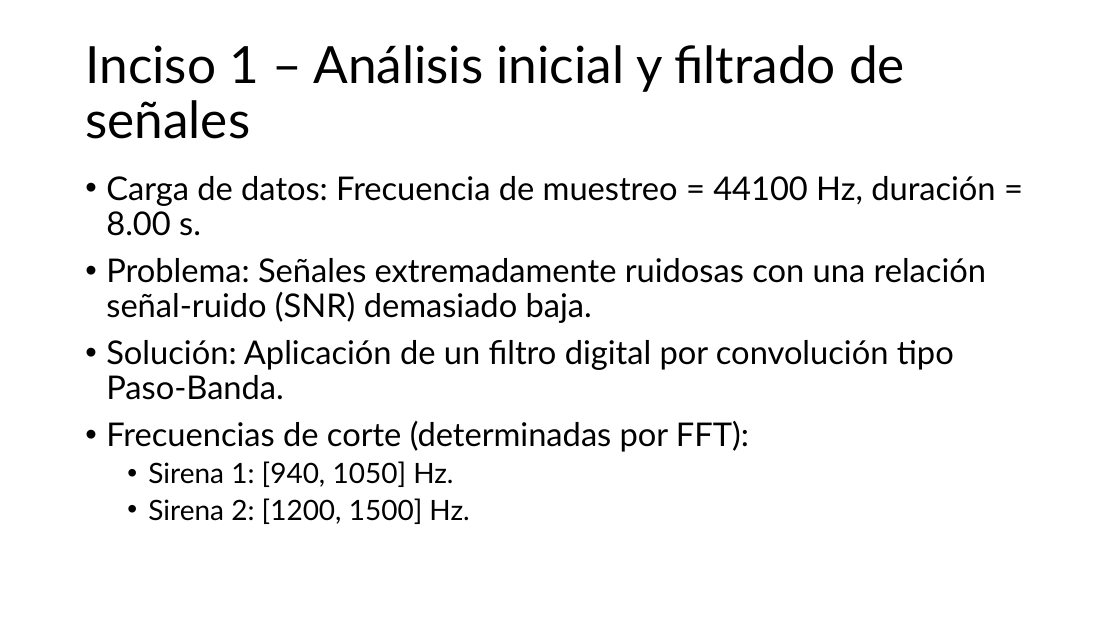
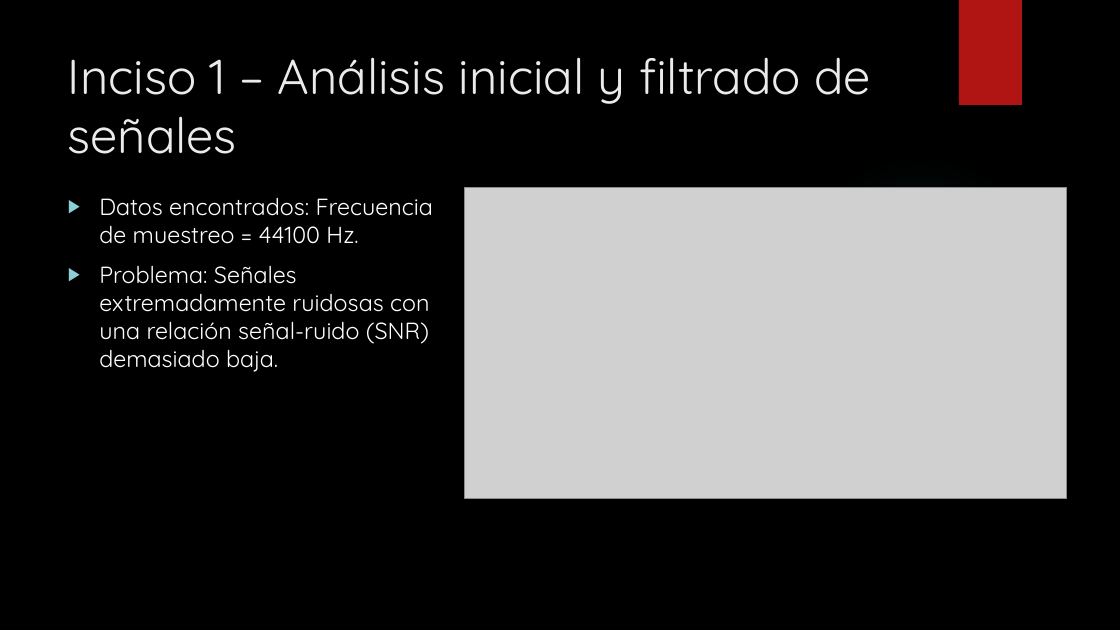
Before and after one commit to pabloDLQ/tp1-analisis-numerico, a slide deck: slide 3 of Presentación/Propuesta TP1 Análisis Numérico.pptx. Drawn at 1120x630 pixels with LibreOffice and Linux fonts; fonts in the diff are those of the drawing; grey boxes stand for pictures; background and template pictures are left out. Boxes give left, top, right and bottom in pixels: in the first picture for what was removed or moved away, otherwise in the second. Text is boxed around its words. In the diff, an @@ line names an element or a change of style, - is before the commit and + after.

Commit message:
Add FFT images, PDFs; remove analizar_item2.py
Replace original siren images with FFT versions, add deliverable and presentation PDFs, and update presentation assets. Changes include: modified Entregable.docx and added Entregable.pdf; removed Imagenes/Sirena1_Original.png and Imagenes/Sirena2_Original.png and added Sirena1_Originalfft.png and Sirena2_Originalfft.png; added Presentación/Guion.docx and Presentación/Guion.pdf; updated Presentación/Propuesta TP1 Análisis Numérico.pptx; and deleted src/analizar_item2.py (obsolete analysis script).

```diff
--- a/Presentación/Propuesta TP1 Análisis Numérico.pptx
+++ b/Presentación/Propuesta TP1 Análisis Numérico.pptx
@@ background #FFFFFF to picture (left out) @@
@@ rectangle added at <box>959,0,1022,105</box>, fill #B01513 @@
@@ title "Inciso 1 – Análisis inicial ...": place and size @@
-title "Inciso 1 – Análisis inicial ..." at <box>85,45,905,139</box>
+title "Inciso 1 – Análisis inicial ..." at <box>68,57,871,154</box>
@@ title "Inciso 1 – Análisis inicial ..." at <box>68,57,871,154</box>: size 44 to 42 pt, font Lato to Quicksand, text colour #000000 to #EBEBEB; line spacing 0.9 to 1; vertical alignment middle to top @@
@@ ellipse added at <box>791,154,1049,413</box>, fill gradient #50B9C1 @@
@@ text "Datos encontrados: Frecuencia de muestreo ...": place and size @@
-text "Datos encontrados: Frecuencia de muestreo ..." at <box>106,176,995,524</box>
+text "Datos encontrados: Frecuencia de muestreo ..." at <box>99,198,433,372</box>
@@ text at <box>99,198,433,244</box>: text changed; size 28 to 20 pt; font Lato to Quicksand; text colour #000000 to #FFFFFF @@
-• Carga de datos: Frecuencia de muestreo = 44100 Hz, duración = 8.00 s.
+▶ Datos encontrados: Frecuencia de muestreo = 44100 Hz.
@@ picture added at <box>465,188,1067,499</box> @@
@@ text at <box>99,266,429,372</box>: size 28 to 20 pt, font Lato to Quicksand, text colour #000000 to #FFFFFF in "Problema: Señales extremadamente ruidosas con una relación ..."; bullet • to ▶; line spacing 0.9 to 1 @@
@@ text at <box>106,340,954,524</box>: paragraphs removed @@
-• Solución: Aplicación de un filtro digital por convolución tipo Paso-Banda.
-• Frecuencias de corte (determinadas por FFT):
-  • Sirena 1: [940, 1050] Hz.
-  • Sirena 2: [1200, 1500] Hz.
```
Also in this commit, not shown: 6 other slides changed, 7 slides added, 6 slides removed, 9 other files.
